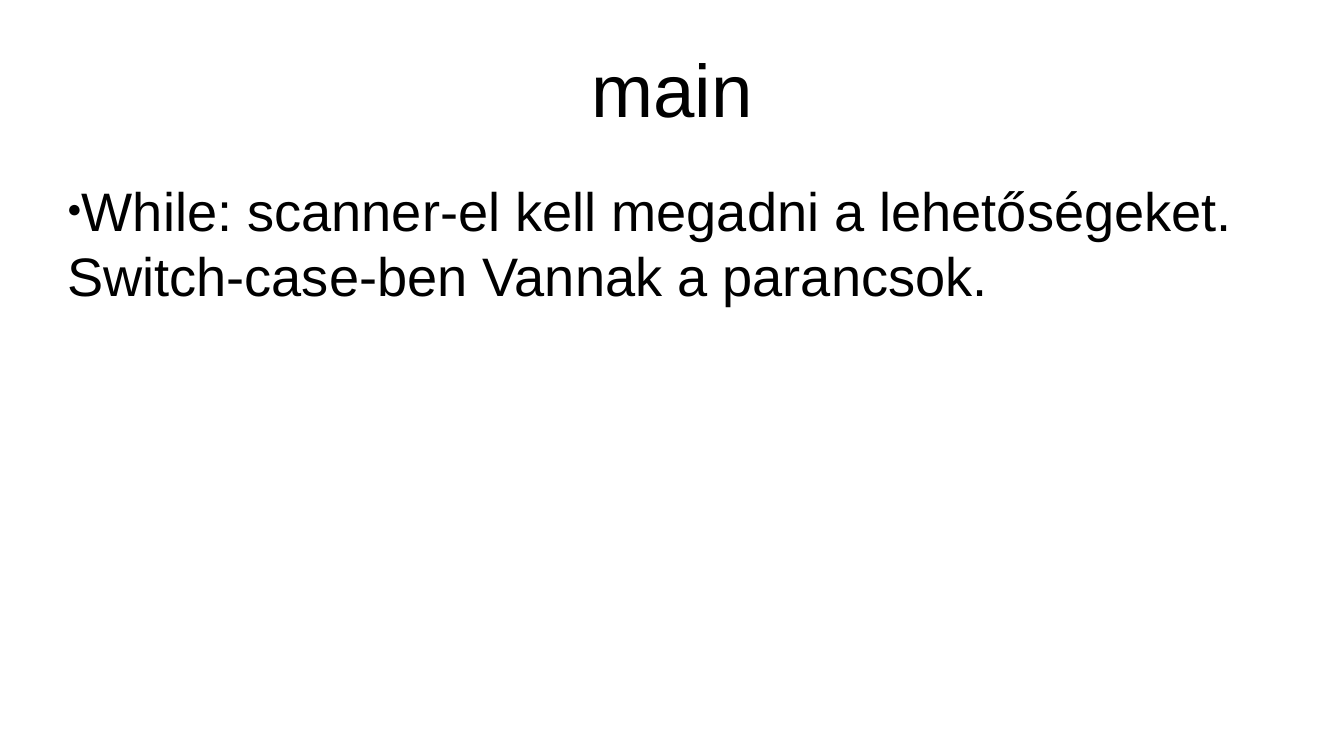
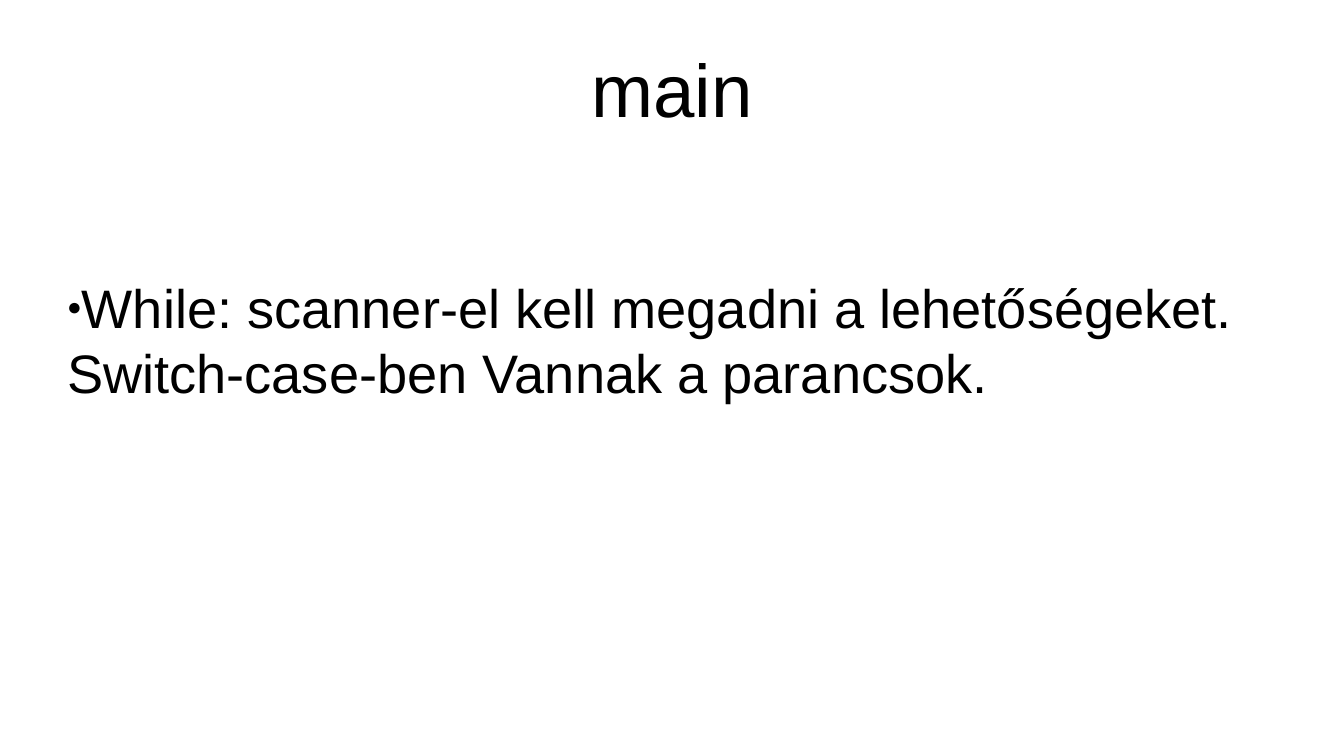
Before and after one commit to MajchricsRoland/2hetFeladat, a slide deck: slide 7 of eloadasDone.pptx. Drawn at 1344x756 pixels with LibreOffice and Linux fonts; fonts in the diff are those of the drawing. Boxes give left, top, right and bottom in pixels: in the first picture for what was removed or moved away, otherwise in the second. Text is boxed around its words. In the diff, an @@ line names an element or a change of style, - is before the commit and + after.

```diff
--- a/eloadasDone.pptx
+++ b/eloadasDone.pptx
@@ text "While: scanner-el kell megadni a ...": place and size @@
-text "While: scanner-el kell megadni a ..." at (67, 191, 1232, 305)
+text "While: scanner-el kell megadni a ..." at (67, 288, 1232, 402)
```
Also in this commit, not shown: 9 other slides changed.
